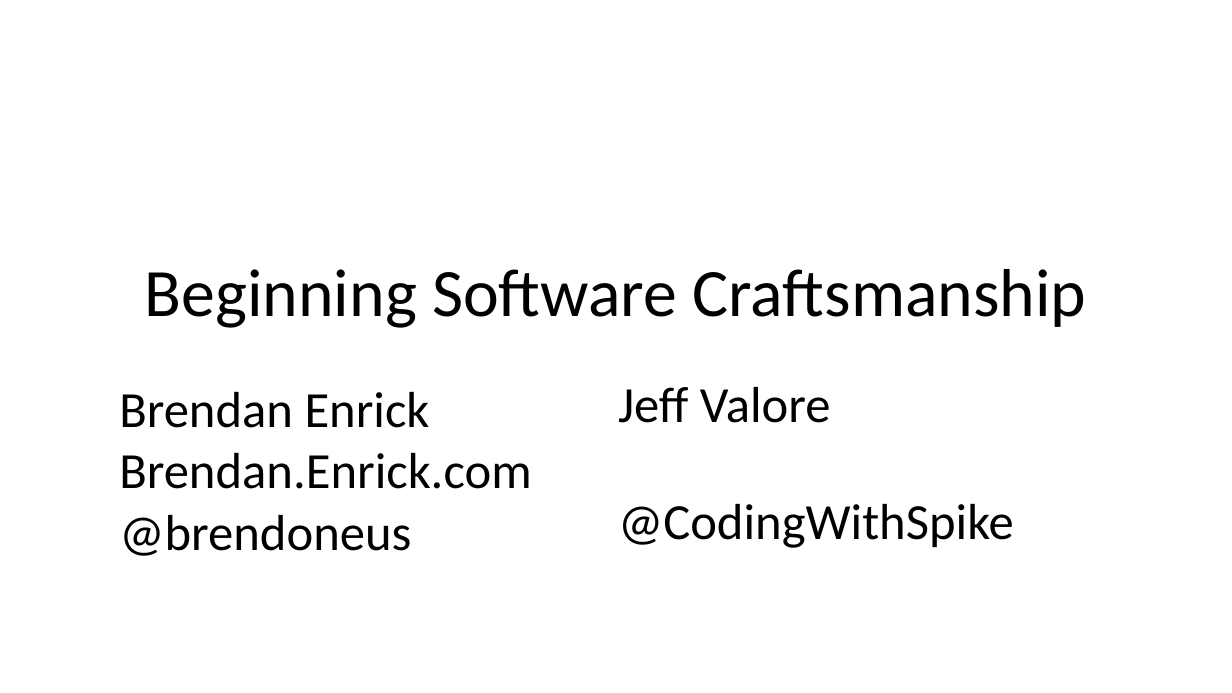
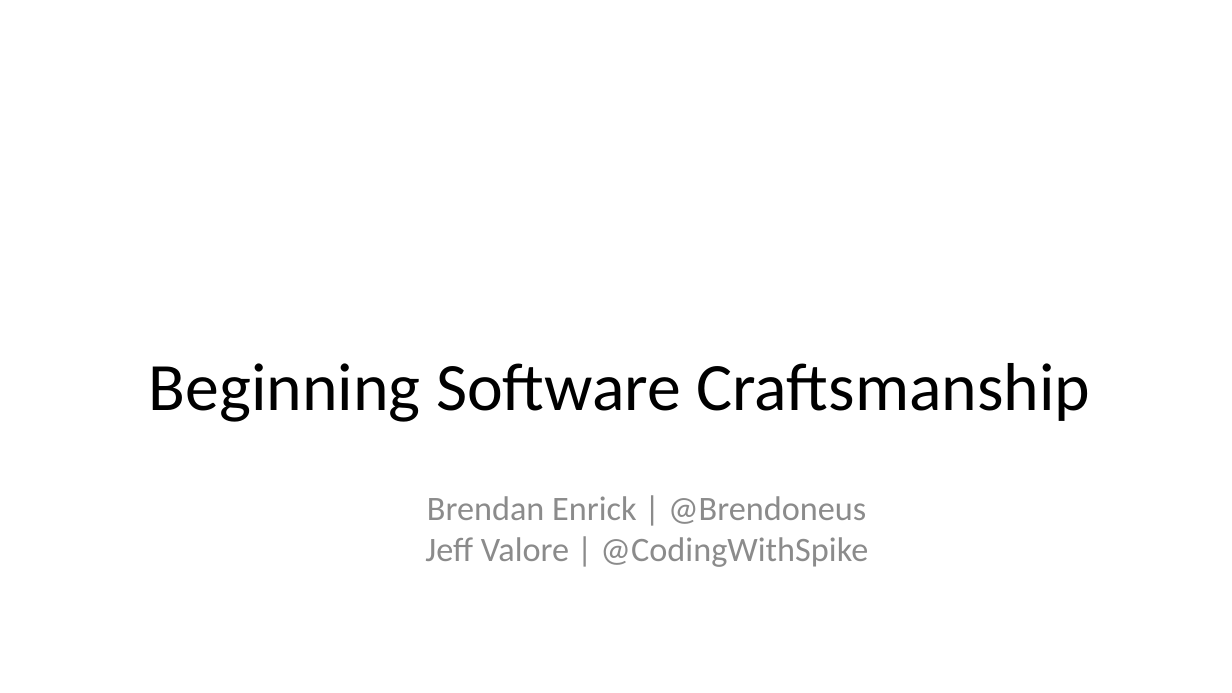
Before and after one commit to HudsonSC/CodeMash-2015-Precompiler-Workshop, a slide deck: slide 1 of 00-Software Craftsmanship.pptx. Drawn at 1232x693 pixels with LibreOffice and Linux fonts; fonts in the diff are those of the drawing; background and template pictures are left out. Boxes give left, top, right and bottom in pixels: in the first picture for what was removed or moved away, otherwise in the second. Text is boxed around its words. In the diff, an @@ line names an element or a change of style, - is before the commit and + after.

Commit message:
Updating Intro Title Slide to match others

```diff
--- a/00-Software Craftsmanship.pptx
+++ b/00-Software Craftsmanship.pptx
@@ title "Beginning Software Craftsmanship": place and size @@
-title "Beginning Software Craftsmanship" at (145, 269, 1087, 328)
+title "Beginning Software Craftsmanship" at (149, 363, 1091, 422)
@@ text removed at (119, 392, 531, 556) @@
-Brendan Enrick
-Brendan.Enrick.com
-@brendoneus
@@ subtitle added at (427, 496, 866, 524), 20 pt, text #8C8C8C @@
+Brendan Enrick | @Brendoneus
@@ text at (425, 537, 868, 567): text changed; size 29.6 to 20 pt; text colour #000000 to #8C8C8C @@
-Jeff Valore
-@CodingWithSpike
+Jeff Valore | @CodingWithSpike
```
